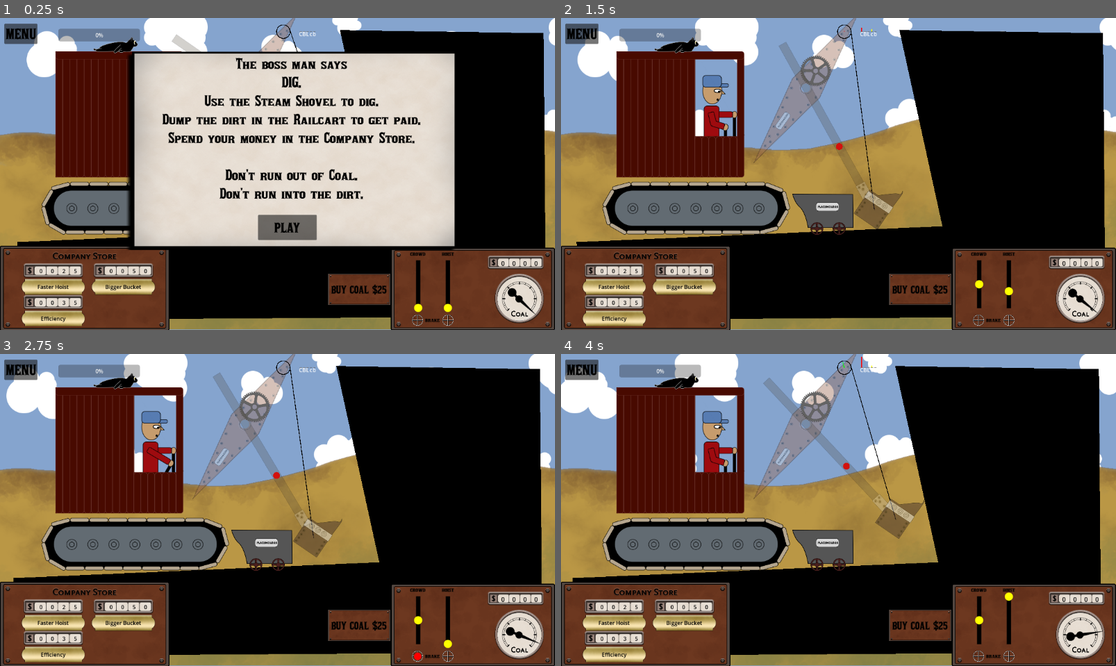
Above: before the commit, frames 1-4 (two rows, left to right).
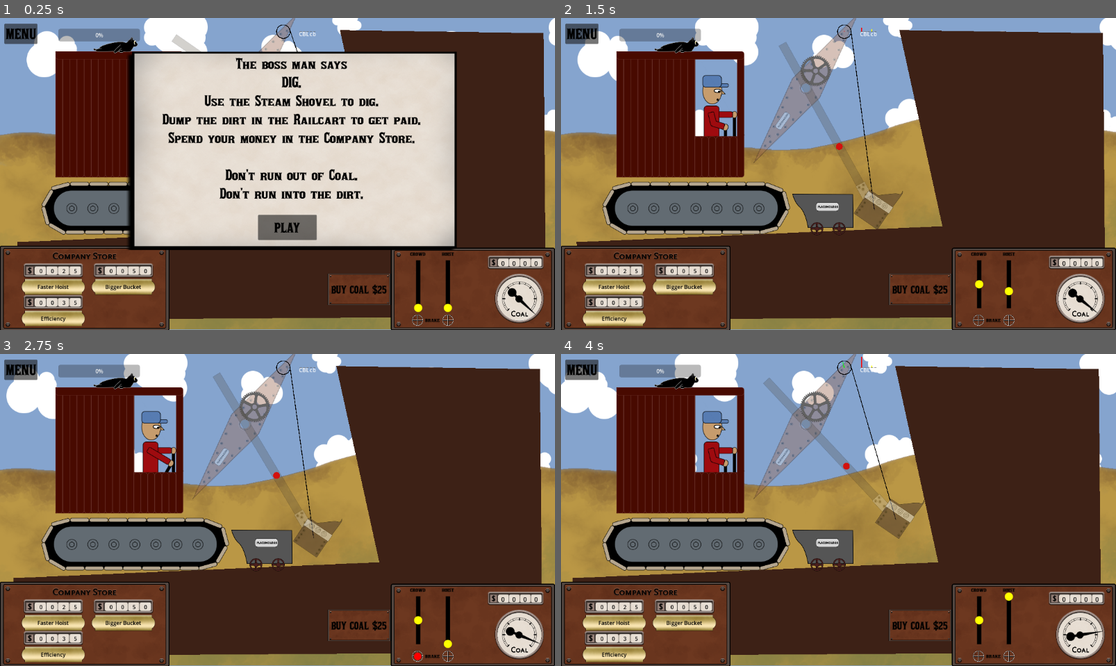
Above: after the commit, the same moments.

Repository: Lobbsterwaffles/Steam-Shov
Game: Godot game, scene res://jonly.tscn
The game is run twice, just before and just after one commit, with the same random seed, the same clock (stepped at 60 frames per second) and the same inputs.
Inputs:
- Up to frame 1 (0.25 s): no input
- Up to frame 2 (1.5 s): click "PLAY" at 0.5 s; hold Q (hoist_up) from 1.28 s (still down); hold B (bucket_release) from 1.28 s (still down)
- Up to frame 3 (2.75 s): release Q (hoist_up) at 2.03 s; release B (bucket_release) at 2.03 s; hold , (crowd_brake) from 2.03 s (still down); tap O (crowd_in) at 2.1 s
- Up to frame 4 (4 s): release , (crowd_brake) at 2.78 s; hold P (crowd_out) 2.78-3.53 s; hold Q (hoist_up) from 2.78 s (still down); tap B (bucket_release) at 3.6 s

The runs differ from the first frame. In frame 1, 20% of the frame differs, in the area x 3-99%, y 3-97%; in frame 2, 33%; in frame 3, 33%, in the area x 2-98%, y 3-97%; in frame 4, 33%.

Commit message:
dirtvisual

Diff:
--- a/dirt.gd
+++ b/dirt.gd
@@ -13,6 +13,7 @@
 func _ready():
 	body_entered.connect(_enter)
 	body_exited.connect(_exit)
+	%visualdirt.polygon = %poly.polygon
 
 func _enter(other):
 	if other == arm:
@@ -52,6 +53,7 @@
 	if clips.is_empty():
 		return
 	%poly.set_deferred("polygon", clips[0])
+	%visualdirt.set_deferred("polygon", clips[0])
 	queue_redraw()
 
 func _draw():
--- a/jonly.tscn
+++ b/jonly.tscn
@@ -356,6 +356,10 @@
 unique_name_in_owner = true
 polygon = PackedVector2Array(-438, 896, 1126, 885, 1119, 45, 515.1, 35.99996, 642.69995, 617.89996, -442, 665)
 
+[node name="visualdirt" type="Polygon2D" parent="World" unique_id=1655667012]
+unique_name_in_owner = true
+color = Color(0.24, 0.12991999, 0.0864, 1)
+
 [node name="minecart" type="StaticBody2D" parent="." unique_id=1387034368]
 position = Vector2(232, 584)
 collision_layer = 1793
